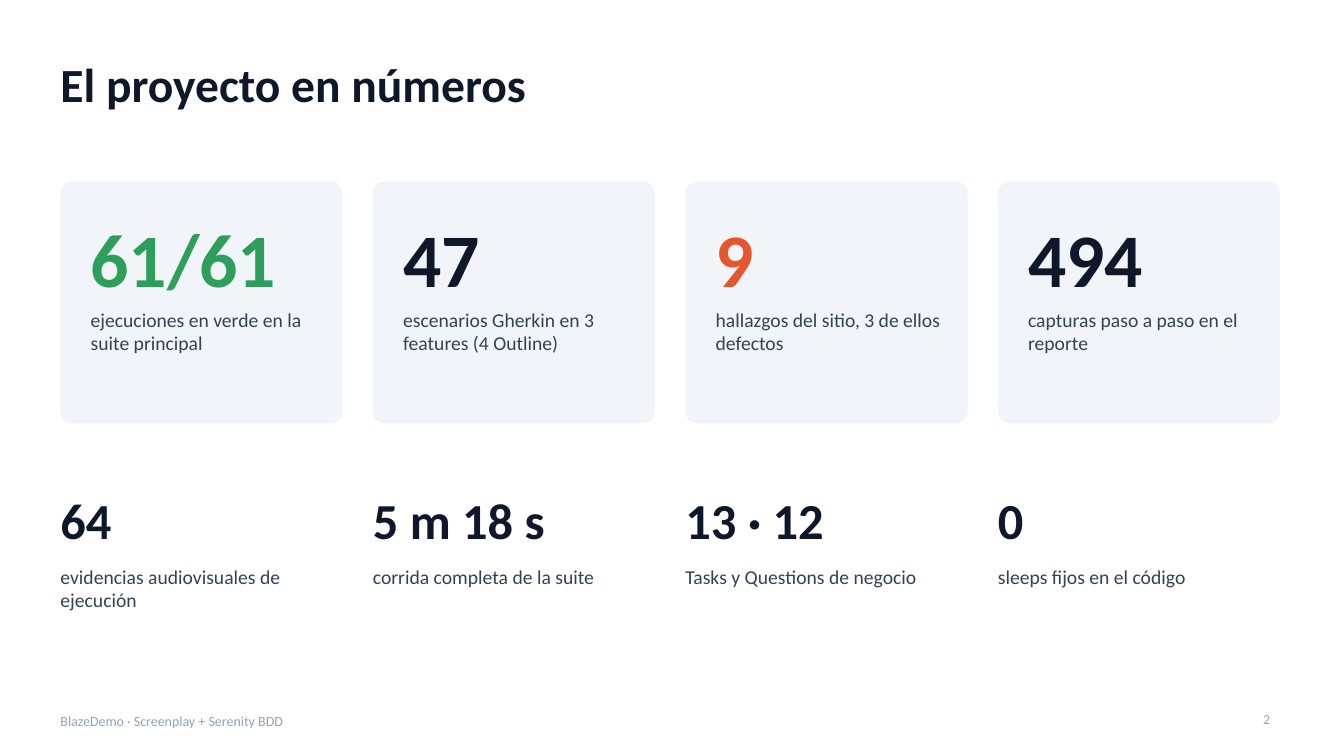
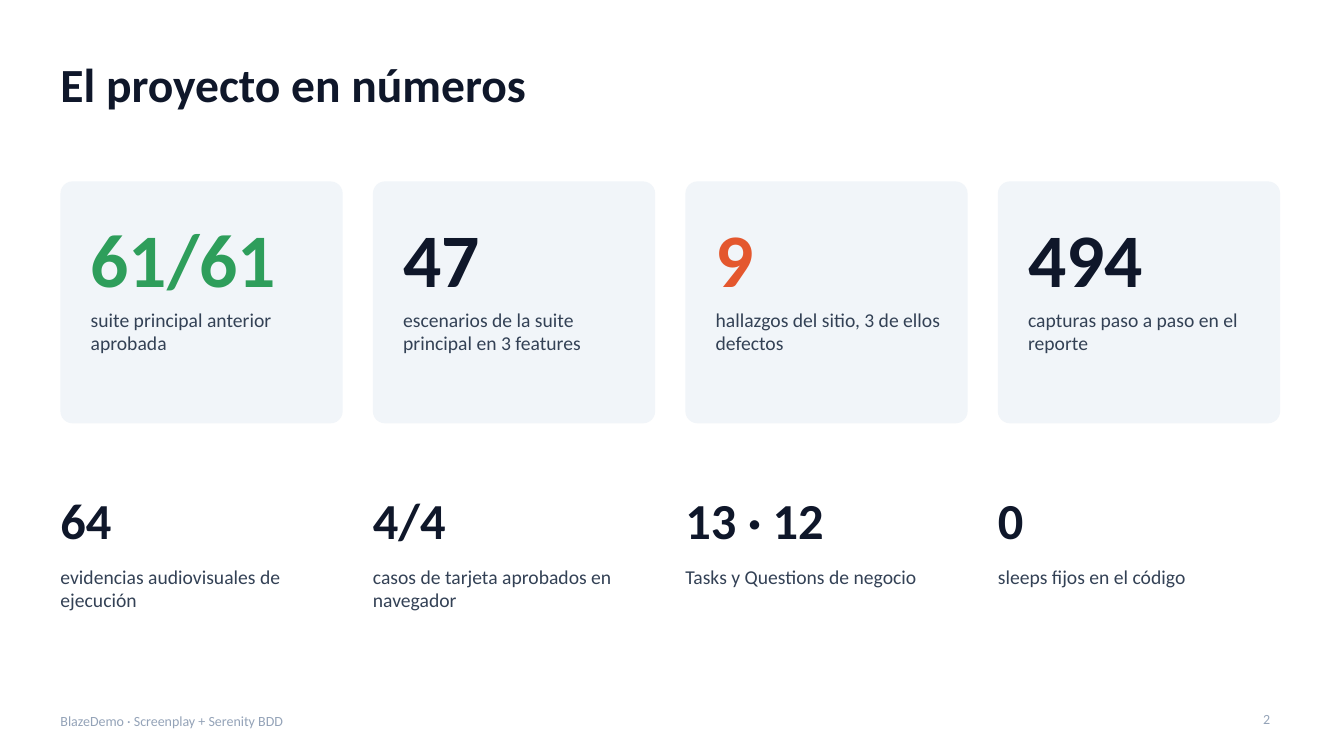
Before and after one commit to Santiagodutr/blazedemo-screenplay-serenity, a slide deck: slide 2 of presentacion/BlazeDemo_Screenplay_Sustentacion.pptx. Drawn at 1344x756 pixels with LibreOffice and Linux fonts; fonts in the diff are those of the drawing. Boxes give left, top, right and bottom in pixels: in the first picture for what was removed or moved away, otherwise in the second. Text is boxed around its words. In the diff, an @@ line names an element or a change of style, - is before the commit and + after.

Commit message:
Actualiza Gherkin, pruebas de tarjetas y evidencias de Serenity

```diff
--- a/presentacion/BlazeDemo_Screenplay_Sustentacion.pptx
+++ b/presentacion/BlazeDemo_Screenplay_Sustentacion.pptx
@@ text at [91,313,271,353]: text changed @@
-ejecuciones en verde en la suite principal
+suite principal anterior aprobada
@@ text at [403,313,580,353]: text changed @@
-escenarios Gherkin en 3 features (4 Outline)
+escenarios de la suite principal en 3 features
@@ text at [373,503,446,542]: text changed @@
-5 m 18 s
+4/4
@@ text at [373,570,611,611]: text changed @@
-corrida completa de la suite
+casos de tarjeta aprobados en navegador
```
Also in this commit, not shown: 7 other slides changed, 9 other files.
